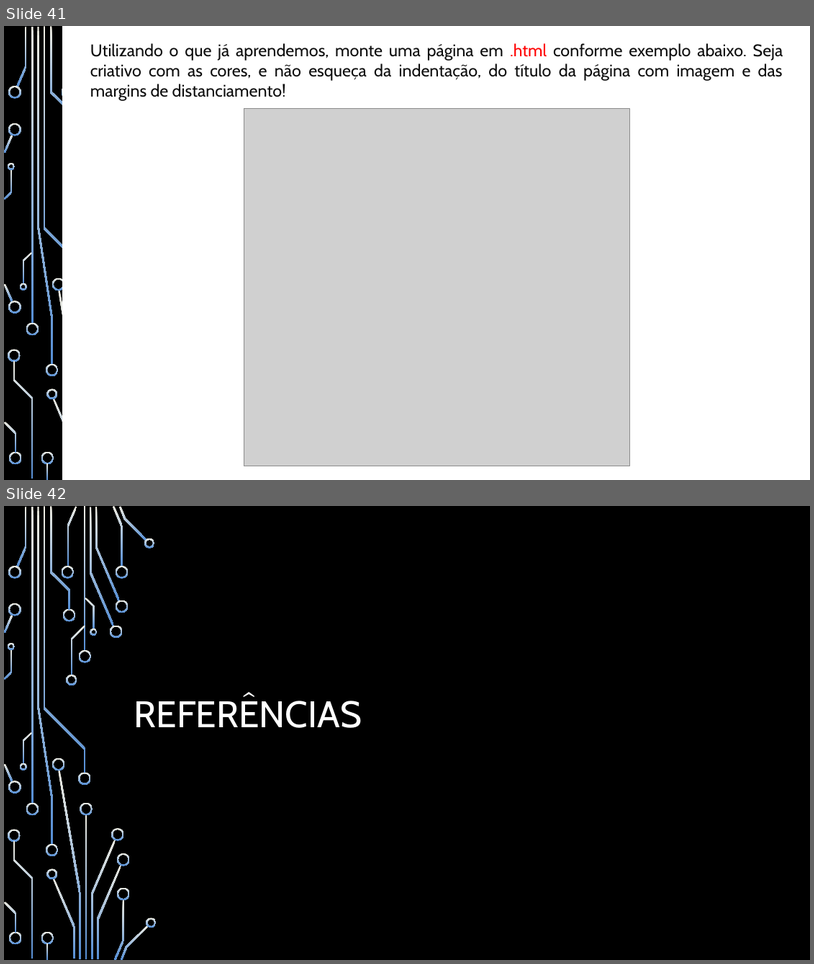
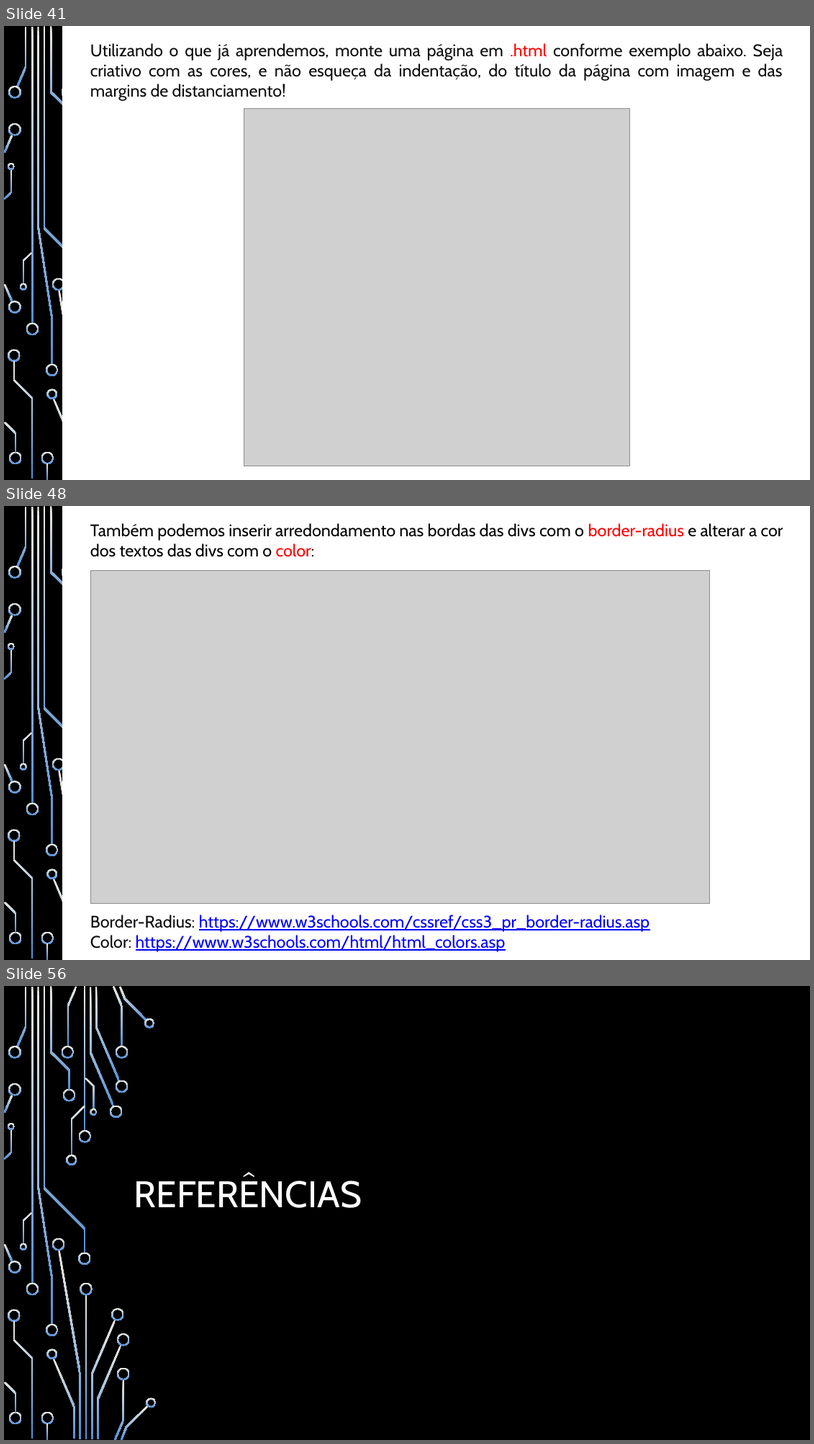
Before and after one commit to heitorsam/aulas_iep, a slide deck: documentos/Apostila - Desenvolvimento Web - IEP.pptx. Shown one above the other, each under a label of ours: slides 41 and 42 before the commit, slides 41, 48 and 56 after it; the slides between them are not shown. The pictures are 814x964 and 814x1444 pixels, drawn with LibreOffice and Linux fonts; fonts in the diff are those of the drawing; grey boxes stand for pictures; background and template pictures are left out. Boxes give left, top, right and bottom in pixels: in the first picture for what was removed or moved away, otherwise in the second. Text is boxed around its words. In the diff, an @@ line names an element or a change of style, - is before the commit and + after.

```diff
--- a/documentos/Apostila - Desenvolvimento Web - IEP.pptx
+++ b/documentos/Apostila - Desenvolvimento Web - IEP.pptx
@@ slide 48 added at [4,506,810,960], background picture (left out); not listed: 37 template elements that a slide beside it also shows @@
@@ rectangle added at [63,506,810,960], fill #FFFFFF, outline #FFFFFF 1.25 pt @@
@@ text added at [90,523,784,952], 20 pt, text #0000FF @@
+Também podemos inserir arredondamento nas bordas das divs com o border-radius e alterar a cor dos textos das divs com o color:
+Border-Radius: https://www.w3schools.com/cssref/css3_pr_border-radius.asp
+Color: https://www.w3schools.com/html/html_colors.asp
@@ picture added at [90,571,710,904] @@
@@ what was slide 42 is now slide 56 @@
```
Also in this commit, not shown: 2 slides changed, 13 other slides added, 10 other files.
